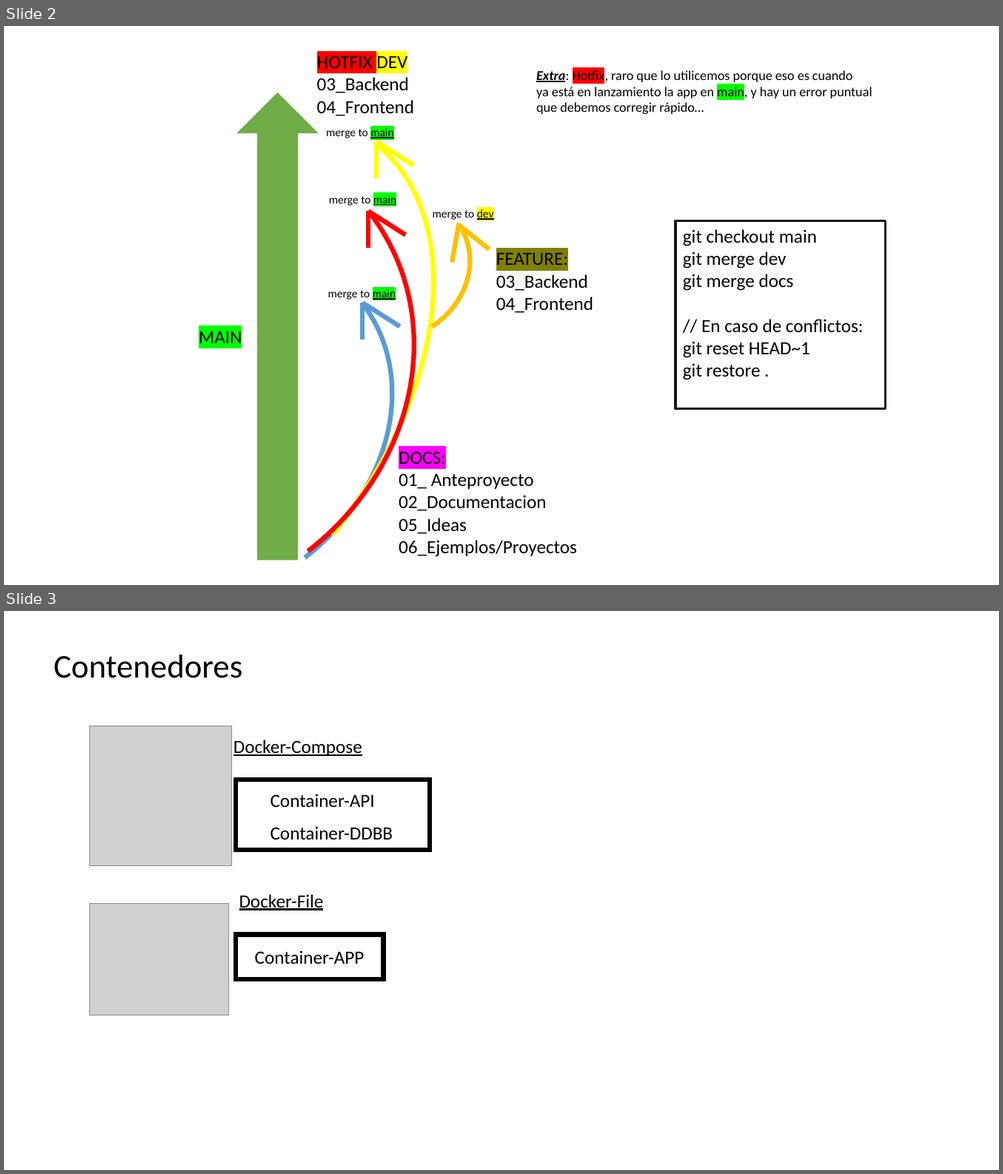
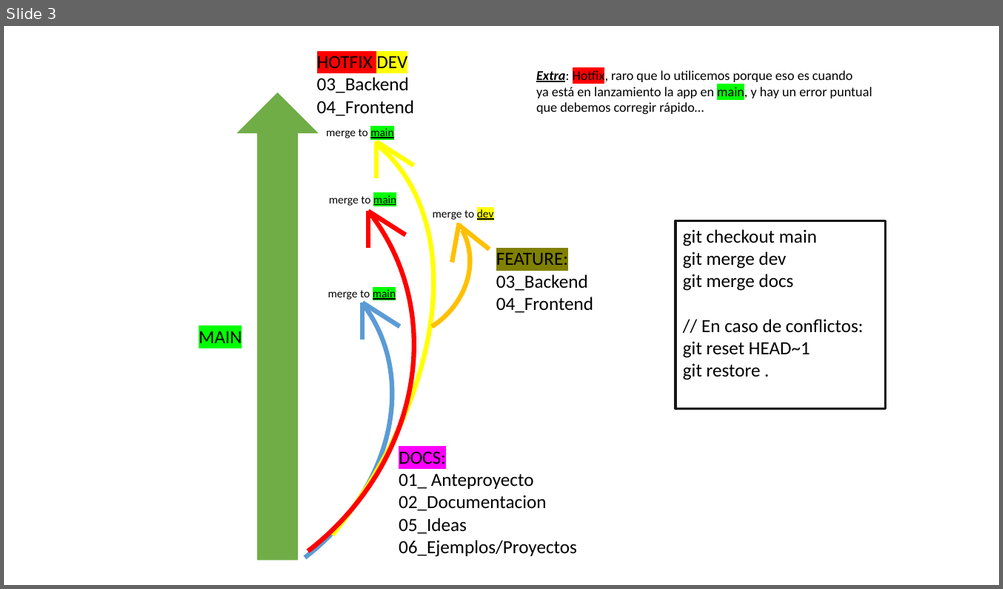
Before and after one commit to agchivite/Wewiza, a slide deck: 02_Documentacion/Presentacion_Wewiza.pptx. Shown one above the other, each under a label of ours: slides 2 and 3 before the commit, slide 3 after it. The pictures are 1003x1174 and 1003x589 pixels, drawn with LibreOffice and Linux fonts; fonts in the diff are those of the drawing; grey boxes stand for pictures. Boxes give left, top, right and bottom in pixels: in the first picture for what was removed or moved away, otherwise in the second. Text is boxed around its words. In the diff, an @@ line names an element or a change of style, - is before the commit and + after.

```diff
--- a/02_Documentacion/Presentacion_Wewiza.pptx
+++ b/02_Documentacion/Presentacion_Wewiza.pptx
@@ slide 3 removed at [4, 611, 999, 1170], background #FFFFFF @@
@@ text removed at [54, 655, 242, 678] @@
-Contenedores
@@ picture removed at [90, 726, 232, 867] @@
@@ text removed at [233, 740, 362, 756] @@
-Docker-Compose
@@ rectangle removed at [236, 780, 430, 851] @@
@@ text removed at [270, 794, 375, 807] @@
-Container-API
@@ text removed at [270, 826, 393, 840] @@
-Container-DDBB
@@ text removed at [239, 894, 324, 911] @@
-Docker-File
@@ picture removed at [90, 904, 229, 1015] @@
@@ rectangle removed at [236, 935, 384, 980] @@
@@ text removed at [255, 951, 364, 964] @@
-Container-APP
@@ what was slide 2 is now slide 3 @@
```
Also in this commit, not shown: 1 slide changed, 1 slide added.
